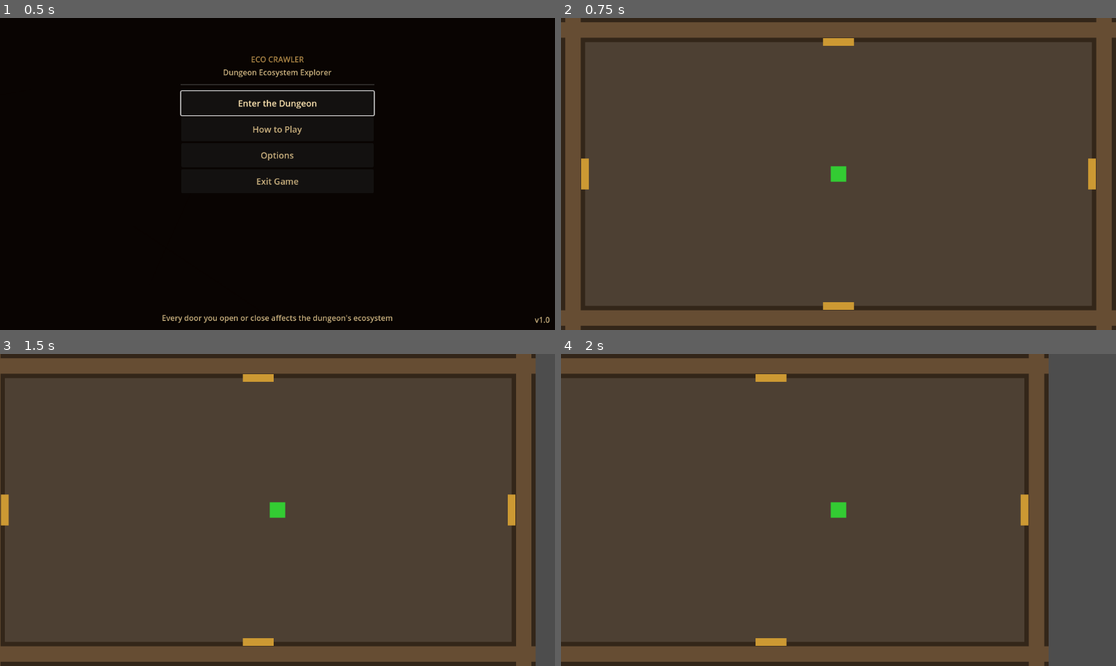
Above: before the commit, frames 1-4 (two rows, left to right).
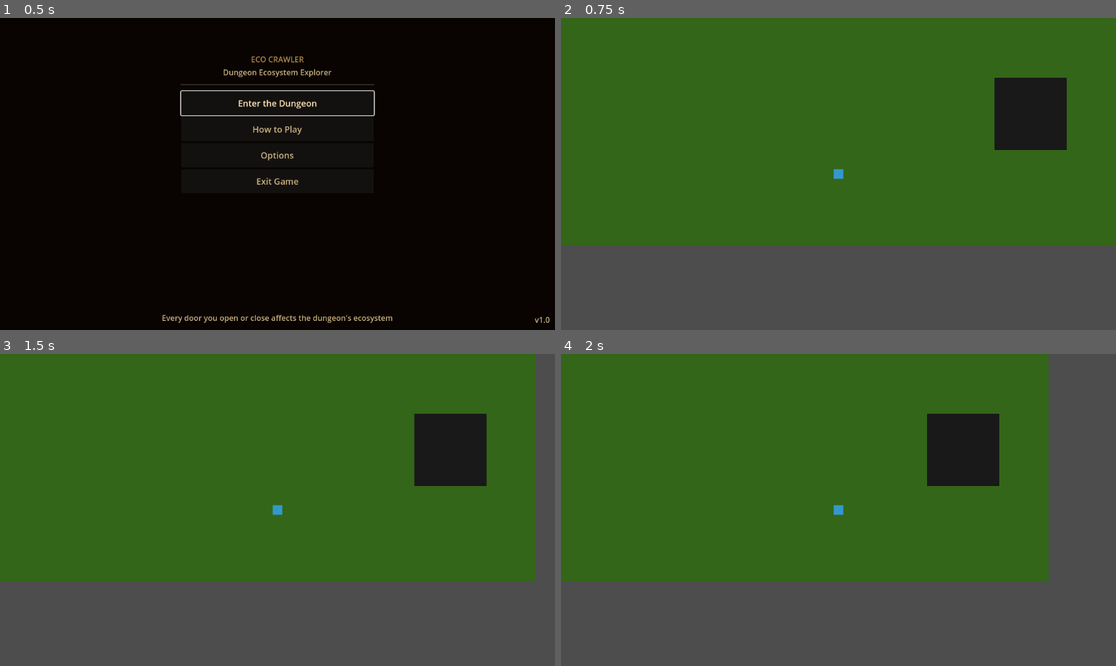
Above: after the commit, the same moments.

Repository: Jonasi-Deetens/EcoCrawler
Game: Godot game, scene res://scenes/MenuScreen.tscn
Same seed, same stepped clock (60 frames per second), same inputs: the game is played once before the commit and once after it.
Inputs (mouse positions are in pixels of both pictures, inside the frame that each line leads up to):
- Up to frame 1 (0.5 s): no input
- Up to frame 2 (0.75 s): click "Enter the Dungeon" at 0.5 s
- Up to frame 3 (1.5 s): tap Enter (ui_accept) at 1.25 s; move the mouse to (399, 494) at 1.27 s; hold Right (ui_right) from 1.28 s (still down)
- Up to frame 4 (2 s): keep holding Right (ui_right); tap Enter (ui_accept) at 1.52 s

Frame 1 is identical in both runs. In frame 2, 100% of the frame differs, in the area x 0-100%, y 0-100%; in frame 3, 96%; in frame 4, 88%.

Commit message:
Add starting room

Diff:
--- a/project.godot
+++ b/project.godot
@@ -11,9 +11,9 @@
 [application]
 
 config/name="EcoCrawler"
+run/main_scene="res://scenes/MenuScreen.tscn"
 config/features=PackedStringArray("4.4", "Mobile")
 config/icon="res://assets/textures/icon.svg"
-run/main_scene="res://scenes/MenuScreen.tscn"
 
 [rendering]
 
--- /dev/null
+++ b/scenes/Hometown.tscn
@@ -0,0 +1,48 @@
+[gd_scene load_steps=6 format=3 uid="uid://b8x7y6z5w4v3u2"]
+
+[ext_resource type="Script" path="res://scripts/Hometown.gd" id="1_0x8m3"]
+[ext_resource type="Script" path="res://scripts/Player.gd" id="2_0x8m4"]
+[ext_resource type="Script" path="res://scripts/HometownUI.gd" id="3_0x8m5"]
+
+[sub_resource type="RectangleShape2D" id="RectangleShape2D_1"]
+size = Vector2(150, 150)
+
+[sub_resource type="RectangleShape2D" id="RectangleShape2D_2"]
+size = Vector2(20, 20)
+
+[node name="Hometown" type="Node2D"]
+script = ExtResource("1_0x8m3")
+
+[node name="Background" type="ColorRect" parent="."]
+offset_right = 1152.0
+offset_bottom = 648.0
+color = Color(0.2, 0.4, 0.1, 1)
+
+[node name="DungeonEntrance" type="ColorRect" parent="."]
+offset_left = 900.0
+offset_top = 300.0
+offset_right = 1050.0
+offset_bottom = 450.0
+color = Color(0.1, 0.1, 0.1, 1)
+
+[node name="DungeonEntranceArea" type="Area2D" parent="DungeonEntrance"]
+script = ExtResource("3_0x8m5")
+
+[node name="CollisionShape2D" type="CollisionShape2D" parent="DungeonEntrance/DungeonEntranceArea"]
+shape = SubResource("RectangleShape2D_1")
+
+[node name="Player" type="CharacterBody2D" parent="."]
+position = Vector2(576, 500)
+script = ExtResource("2_0x8m4")
+
+[node name="CollisionShape2D" type="CollisionShape2D" parent="Player"]
+shape = SubResource("RectangleShape2D_2")
+
+[node name="Sprite2D" type="ColorRect" parent="Player"]
+offset_left = -10.0
+offset_top = -10.0
+offset_right = 10.0
+offset_bottom = 10.0
+color = Color(0.2, 0.6, 0.8, 1)
+
+[node name="Camera2D" type="Camera2D" parent="Player"]
--- /dev/null
+++ b/scripts/Hometown.gd
@@ -0,0 +1,41 @@
+extends Node2D
+
+# Hometown - Main village hub for EcoCrawler
+# Single responsibility: Manage village interactions and scene transitions
+
+@onready var player: CharacterBody2D = $Player
+@onready var dungeon_entrance_area: Area2D = $DungeonEntrance/DungeonEntranceArea
+
+signal enter_dungeon_requested
+signal back_to_menu_requested
+
+func _ready():
+	print("Hometown: Initializing village...")
+
+	# Connect dungeon entrance signal
+	dungeon_entrance_area.body_entered.connect(_on_dungeon_entrance_entered)
+
+	print("Hometown: Village ready!")
+
+func _input(event):
+	"""Handle global input events"""
+	if event.is_action_pressed("ui_cancel"):
+		_on_back_button_pressed()
+
+func _on_back_button_pressed():
+	"""Return to main menu"""
+	print("Hometown: Returning to menu...")
+	back_to_menu_requested.emit()
+	get_tree().change_scene_to_file("res://scenes/MenuScreen.tscn")
+
+func _on_dungeon_entrance_entered(body: Node2D):
+	"""Handle player entering dungeon entrance"""
+	if body == player:
+		print("Hometown: Player entering dungeon...")
+		enter_dungeon_requested.emit()
+		# Defer the scene change to avoid physics callback issues
+		call_deferred("_change_to_dungeon")
+
+func _change_to_dungeon():
+	"""Change to dungeon scene (called deferred)"""
+	get_tree().change_scene_to_file("res://scenes/DungeonRoom.tscn")
--- /dev/null
+++ b/scripts/HometownUI.gd
@@ -0,0 +1,20 @@
+extends Area2D
+
+# HometownUI - Handles dungeon entrance interactions
+# Single responsibility: Manage entrance area interactions and feedback
+
+func _ready():
+	# Connect area signals
+	body_entered.connect(_on_body_entered)
+	body_exited.connect(_on_body_exited)
+
+func _on_body_entered(body: Node2D):
+	"""Handle player entering the dungeon entrance area"""
+	if body.name == "Player":
+		print("HometownUI: Player near dungeon entrance")
+		# Could add visual feedback here (glow effect, text prompt, etc.)
+
+func _on_body_exited(body: Node2D):
+	"""Handle player leaving the dungeon entrance area"""
+	if body.name == "Player":
+		print("HometownUI: Player left dungeon entrance area")
--- a/scripts/MenuButtonManager.gd
+++ b/scripts/MenuButtonManager.gd
@@ -106,7 +106,10 @@
 			if buttons[check_index] and buttons[check_index].visible and not buttons[check_index].disabled:
 				new_index = check_index
 				break
-		print("Moving UP to index: ", new_index, " - ", buttons[new_index].name if buttons[new_index] else "NULL")
+		var button_name = "NULL"
+		if buttons[new_index]:
+			button_name = buttons[new_index].name
+		print("Moving UP to index: ", new_index, " - ", button_name)
 	elif event.is_action_pressed("ui_down"):
 		# Find next valid button
 		new_index = current_index
@@ -115,7 +118,10 @@
 			if buttons[check_index] and buttons[check_index].visible and not buttons[check_index].disabled:
 				new_index = check_index
 				break
-		print("Moving DOWN to index: ", new_index, " - ", buttons[new_index].name if buttons[new_index] else "NULL")
+		var button_name = "NULL"
+		if buttons[new_index]:
+			button_name = buttons[new_index].name
+		print("Moving DOWN to index: ", new_index, " - ", button_name)
 
 	if buttons[new_index] and buttons[new_index].visible and not buttons[new_index].disabled:
 		buttons[new_index].grab_focus()
--- a/scripts/MenuScreen.gd
+++ b/scripts/MenuScreen.gd
@@ -66,8 +66,8 @@
 		particle_manager.create_particle_burst(button_center)
 		animation_manager.animate_button_click(start_button)
 
-	# Transition to the dungeon
-	get_tree().change_scene_to_file("res://scenes/DungeonRoom.tscn")
+	# Transition to the hometown
+	get_tree().change_scene_to_file("res://scenes/Hometown.tscn")
 
 func _handle_tutorial():
 	"""Handle tutorial button press"""
Not shown: 1 places in scenes/Main.tscn that only renumber resources
Not shown, added: scripts/Hometown.gd.uid
Not shown, added: scripts/HometownUI.gd.uid
Not shown, changed: README.md
